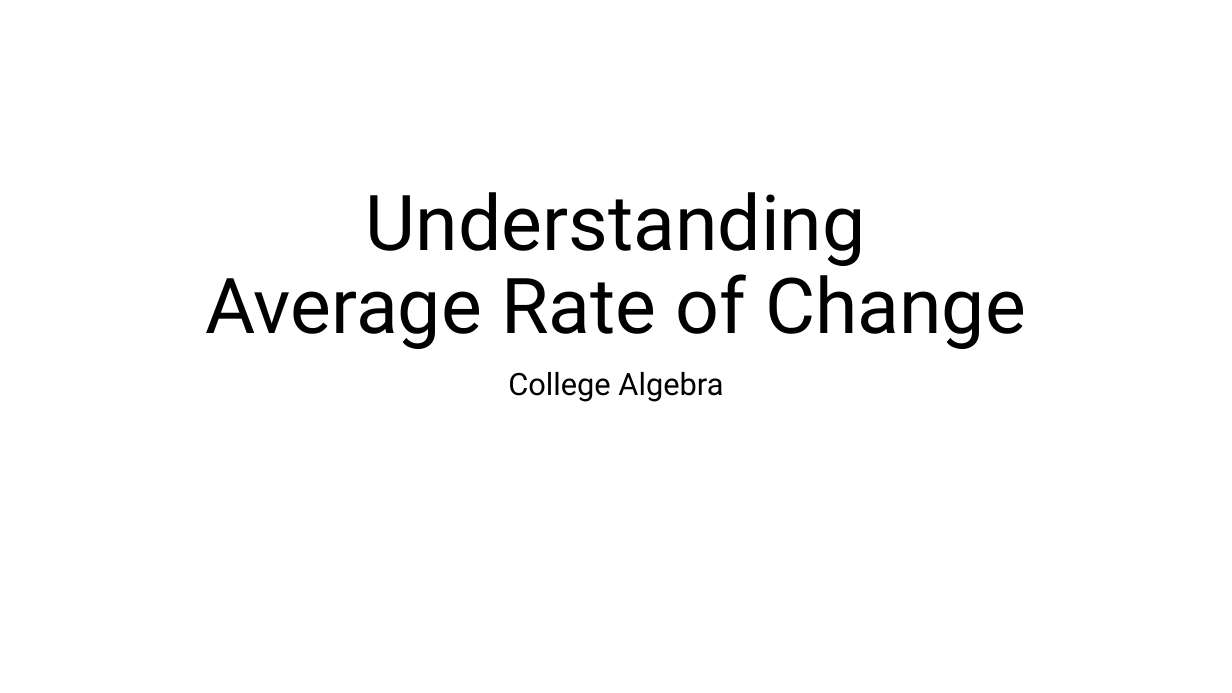
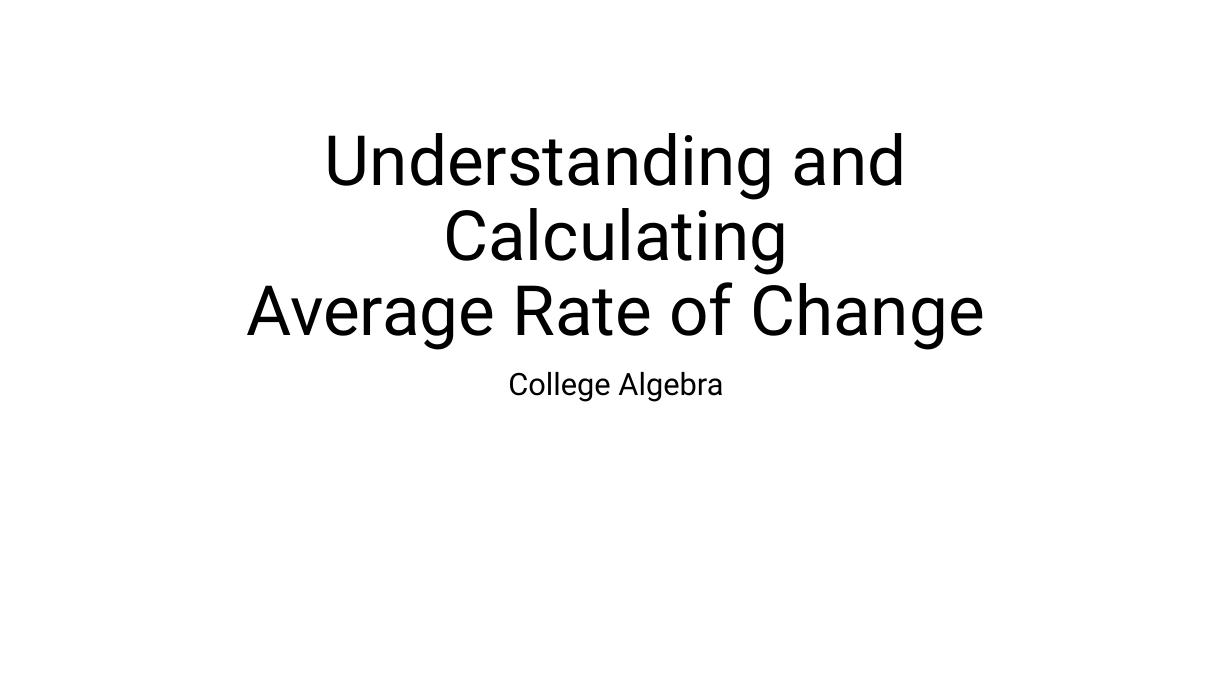
Before and after one commit to Prof-Sears/prof-sears.github.io, a slide deck: slide 1 of video_files/Understanding Average Rate of Change/Understanding Rates of Change.pptx. Drawn at 1232x693 pixels with LibreOffice and Linux fonts; fonts in the diff are those of the drawing. Boxes give left, top, right and bottom in pixels: in the first picture for what was removed or moved away, otherwise in the second. Text is boxed around its words. In the diff, an @@ line names an element or a change of style, - is before the commit and + after.

```diff
--- a/video_files/Understanding Average Rate of Change/Understanding Rates of Change.pptx
+++ b/video_files/Understanding Average Rate of Change/Understanding Rates of Change.pptx
@@ title at [247, 133, 985, 350]: text changed; size 60 to 54 pt @@
-Understanding
-Average Rate of Change
+Understanding and Calculating
+Average Rate of Change
```
Also in this commit, not shown: 1 other slide changed, 6 slides added, 18 other files.
